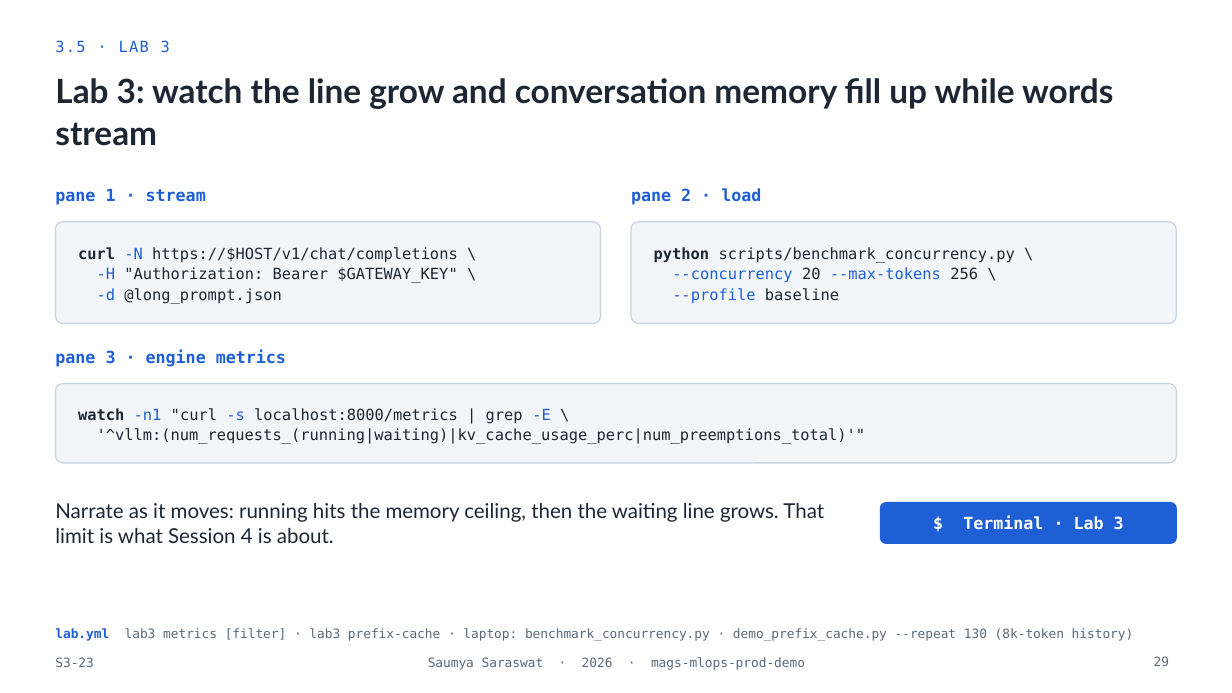
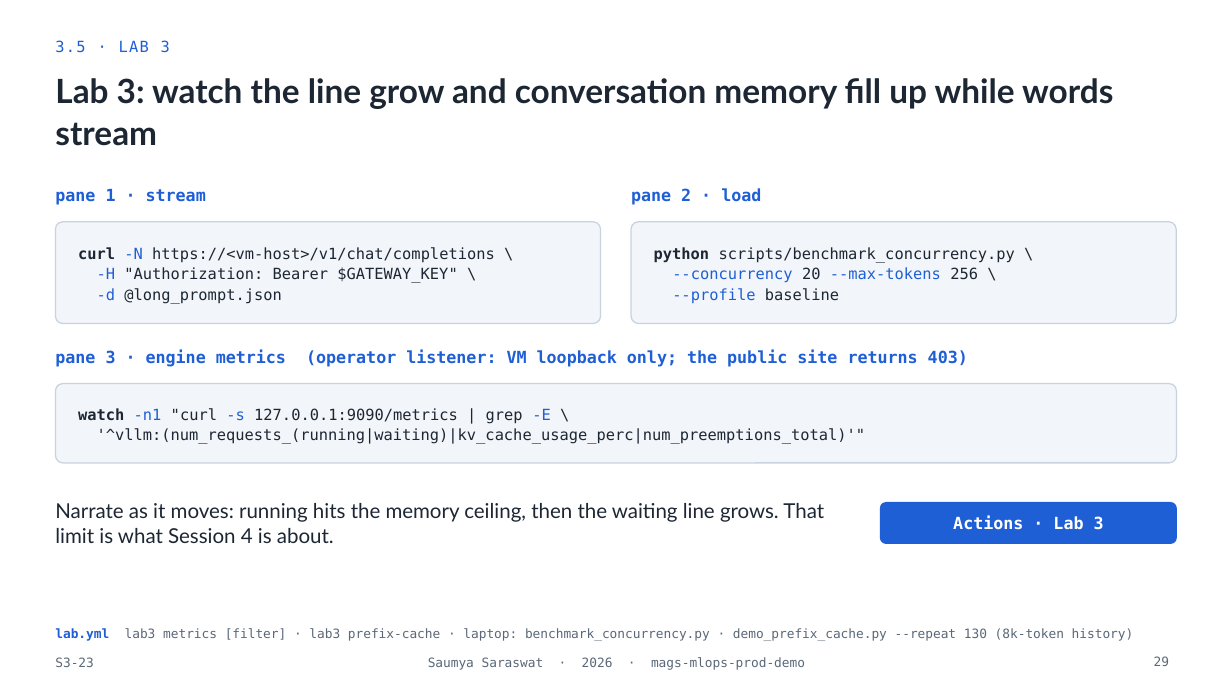
Before and after one commit to MagmaCubes1133/mags-mlops-prod-demo, a slide deck: slide 29 of docs/slides/From-Model-Weights-to-Production-Endpoints_Saumya-Saraswat.pptx. Drawn at 1232x693 pixels with LibreOffice and Linux fonts; fonts in the diff are those of the drawing; background and template pictures are left out. Boxes give left, top, right and bottom in pixels: in the first picture for what was removed or moved away, otherwise in the second. Text is boxed around its words. In the diff, an @@ line names an element or a change of style, - is before the commit and + after.

```diff
--- a/docs/slides/From-Model-Weights-to-Production-Endpoints_Saumya-Saraswat.pptx
+++ b/docs/slides/From-Model-Weights-to-Production-Endpoints_Saumya-Saraswat.pptx
@@ text in rounded rectangle at (78,247,495,262): text changed @@
-curl -N https://$HOST/v1/chat/completions \
+curl -N https://<vm-host>/v1/chat/completions \
@@ text at (55,349,968,367): text changed @@
-pane 3 · engine metrics
+pane 3 · engine metrics (operator listener: VM loopback only; the public site returns 403)
@@ text in rounded rectangle at (78,408,550,424): text changed @@
-watch -n1 "curl -s localhost:8000/metrics | grep -E \
+watch -n1 "curl -s 127.0.0.1:9090/metrics | grep -E \
@@ text in rounded rectangle at (953,515,1104,530): text changed @@
-$ Terminal · Lab 3
+Actions · Lab 3
```
Also in this commit, not shown: 9 other slides changed.
